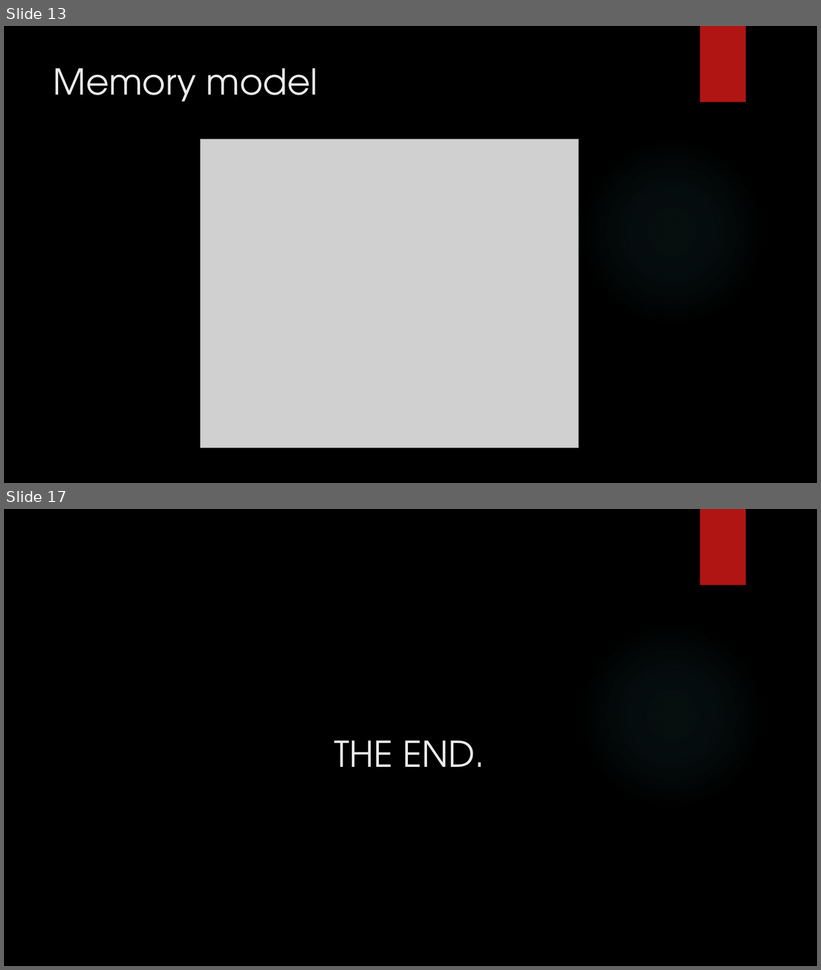
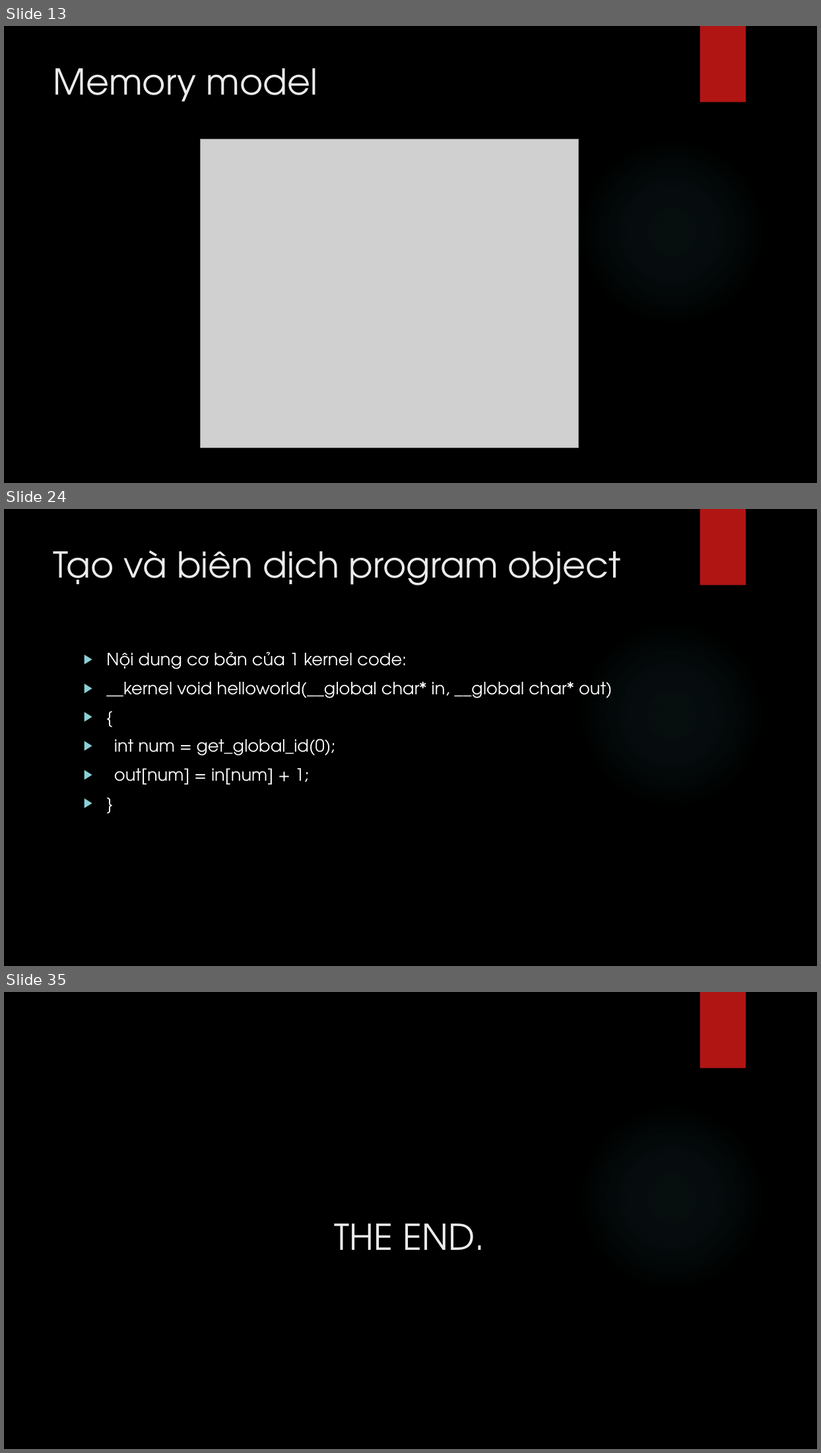
Before and after one commit to hailc91/Xlss, a slide deck: Project/bao cao/OpenCL.pptx. Shown one above the other, each under a label of ours: slides 13 and 17 before the commit, slides 13, 24 and 35 after it; the slides between them are not shown. The pictures are 821x970 and 821x1453 pixels, drawn with LibreOffice and Linux fonts; fonts in the diff are those of the drawing; grey boxes stand for pictures; background and template pictures are left out. Boxes give left, top, right and bottom in pixels: in the first picture for what was removed or moved away, otherwise in the second. Text is boxed around its words. In the diff, an @@ line names an element or a change of style, - is before the commit and + after.

```diff
--- a/Project/bao cao/OpenCL.pptx
+++ b/Project/bao cao/OpenCL.pptx
@@ slide 24 added at (4, 509, 817, 966), background picture (left out); not listed: 2 template elements that a slide beside it also shows @@
@@ title added at (54, 551, 621, 586), 42 pt, text #EBEBEB @@
+Tạo và biên dịch program object
@@ text added at (106, 652, 613, 785), 20 pt, text #FFFFFF @@
+▶ Nội dung cơ bản của 1 kernel code:
+▶ __kernel void helloworld(__global char* in, __global char* out)
+▶ {
+▶ int num = get_global_id(0);
+▶ out[num] = in[num] + 1;
+▶ }
@@ what was slide 17 is now slide 35 @@
```
Also in this commit, not shown: 4 slides changed, 17 other slides added.
